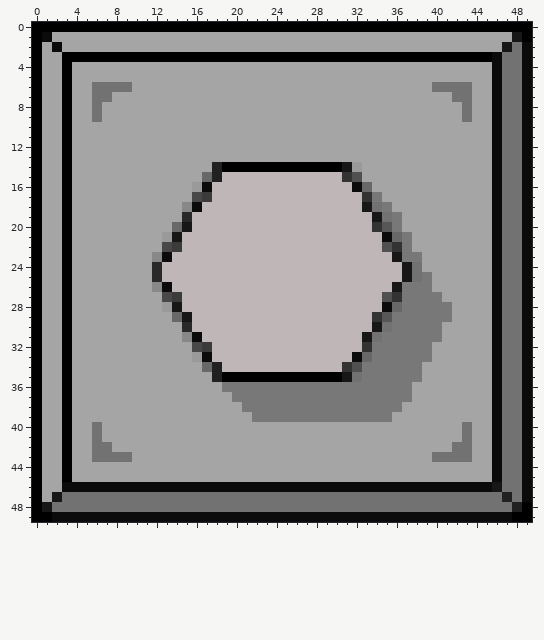
Pixel-art sprite: images/towers/basic_base.png. Above is the file before it was changed.
The file is 50x50 pixels. Colours within 5 levels of each other are drawn and written as one.
After:
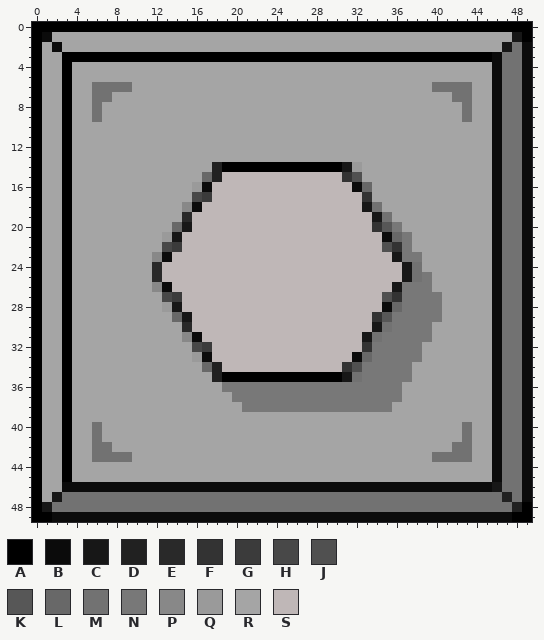
Palette (. is transparent): A #000000  B #0b0b0b  C #171717  D #212121  E #292929  F #333333  G #3b3b3b  H #484848  J #505050  K #575757  L #686868  M #727272  N #787878  P #888888  Q #9a9a9a  R #a5a5a5  S #bfb7b7
The edit:
@@ x 32..38 @@
 16 BLRRRRR
-17 SFNRRRR
-18 SCMNRRR
-19 SSCMNRR
+17 SFRRRRR
+18 SCMRRRR
+19 SSCMRRR
 20 SSFKNRR
@@ x 20..43 @@
 27 SSSSSSSSSSSSSSSJFNNNNRRR
-28 SSSSSSSSSSSSSSSBLNNNNNRR
-29 SSSSSSSSSSSSSSFKNNNNNNRR
-30 SSSSSSSSSSSSSSCMNNNNNRRR
-31 SSSSSSSSSSSSSCMNNNNNNRRR
-32 SSSSSSSSSSSSSFNNNNNNRRRR
-33 SSSSSSSSSSSSBLNNNNNNRRRR
-34 SSSSSSSSSSSFJNNNNNNRRRRR
-35 AAAAAAAAAAACMNNNNNNRRRRR
-36 NNNNNNNNNNNNNNNNNNRRRRRR
-37 NNNNNNNNNNNNNNNNNNRRRRRR
-38 RNNNNNNNNNNNNNNNNRRRRRRR
-39 RRNNNNNNNNNNNNNNRRRRRRRR
+28 SSSSSSSSSSSSSSSBLNNNNRRR
+29 SSSSSSSSSSSSSSFKNNNNNRRR
+30 SSSSSSSSSSSSSSCMNNNNRRRR
+31 SSSSSSSSSSSSSCMNNNNNRRRR
+32 SSSSSSSSSSSSSFNNNNNRRRRR
+33 SSSSSSSSSSSSBLNNNNNRRRRR
+34 SSSSSSSSSSSFJNNNNNRRRRRR
+35 AAAAAAAAAAACMNNNNNRRRRRR
+36 NNNNNNNNNNNNNNNNNRRRRRRR
+37 NNNNNNNNNNNNNNNNNRRRRRRR
+38 RNNNNNNNNNNNNNNNRRRRRRRR
+39 RRRRRRRRRRRRRRRRRRRRRRRR
 40 RRRRRRRRRRRRRRRRRRRRRRRM
Pixel boxes of the changes (left, top, right, bottom) in both pictures:
changed: (372, 192, 402, 222)
changed: (252, 302, 452, 422)
